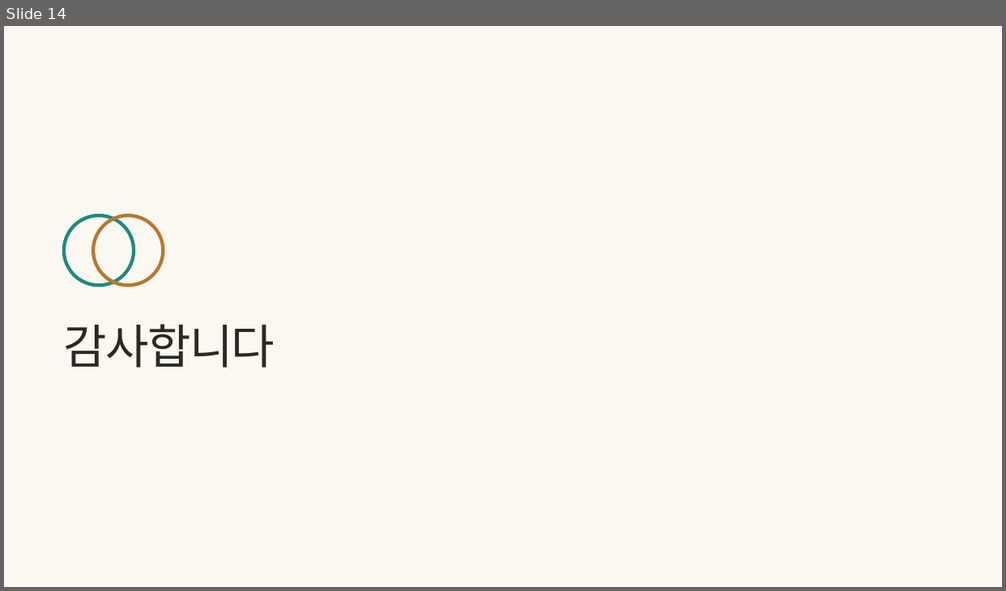
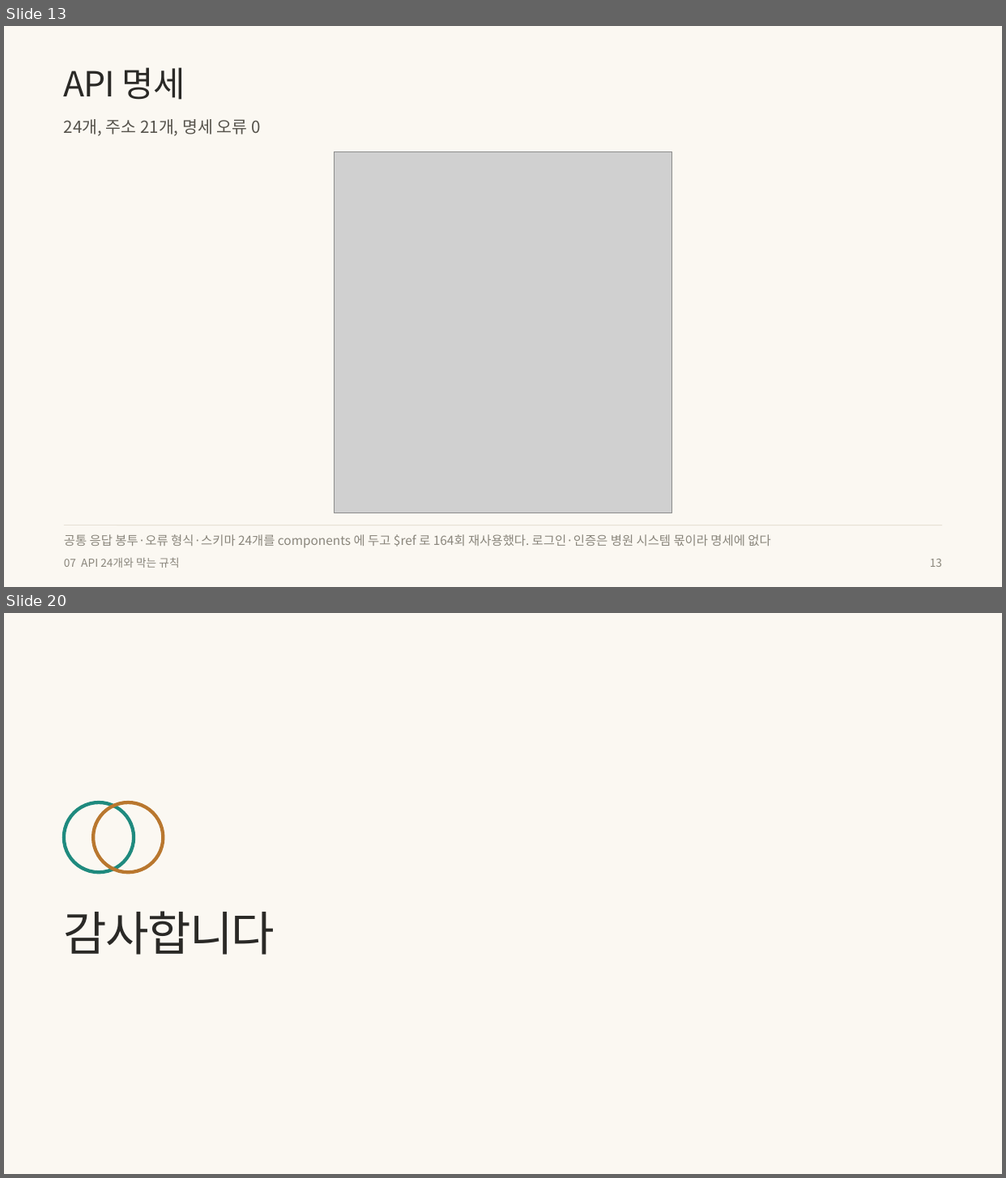
Before and after one commit to wodnjs2020136144/skala-webservice-mini, a slide deck: deliverables/10반_황재원_너와나의인계고리-발표용.pptx. Shown one above the other, each under a label of ours: slide 14 before the commit, slides 13 and 20 after it; the slides between them are not shown. The pictures are 1006x591 and 1006x1178 pixels, drawn with LibreOffice and Linux fonts; fonts in the diff are those of the drawing; grey boxes stand for pictures. Boxes give left, top, right and bottom in pixels: in the first picture for what was removed or moved away, otherwise in the second. Text is boxed around its words. In the diff, an @@ line names an element or a change of style, - is before the commit and + after.

```diff
--- a/deliverables/10반_황재원_너와나의인계고리-발표용.pptx
+++ b/deliverables/10반_황재원_너와나의인계고리-발표용.pptx
@@ slide 13 added at [4, 26, 1002, 587], background #FBF8F2 @@
@@ text added at [64, 67, 185, 100], 25 pt, text #2A2926 @@
+API 명세
@@ text added at [64, 119, 260, 136], 12 pt, text #55524B @@
+24개, 주소 21개, 명세 오류 0
@@ picture added at [334, 152, 671, 513] @@
@@ line added from (64, 525) to (942, 525), #E6E0D4 0.5 pt @@
@@ text added at [64, 535, 770, 548], 9 pt, text #8A867C @@
+공통 응답 봉투·오류 형식·스키마 24개를 components 에 두고 $ref 로 164회 재사용했다. 로그인·인증은 병원 시스템 몫이라 명세에 없다
@@ text added at [64, 557, 179, 568], 8 pt, text #8A867C @@
+07 API 24개와 막는 규칙
@@ text added at [930, 559, 942, 567], 8 pt, text #8A867C @@
+13
@@ what was slide 14 is now slide 20 @@
```
Also in this commit, not shown: 9 slides changed, 5 other slides added, 6 other files.
